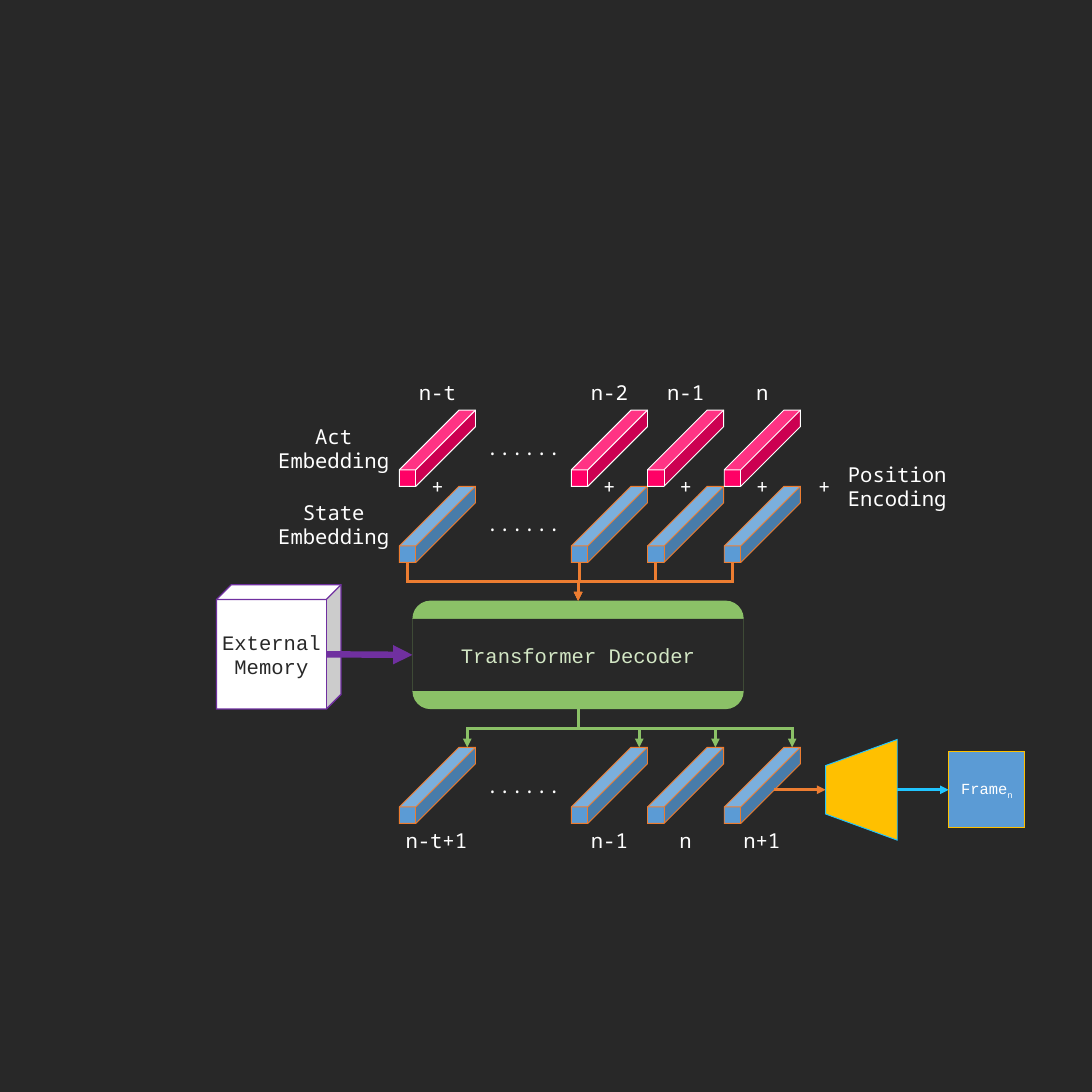
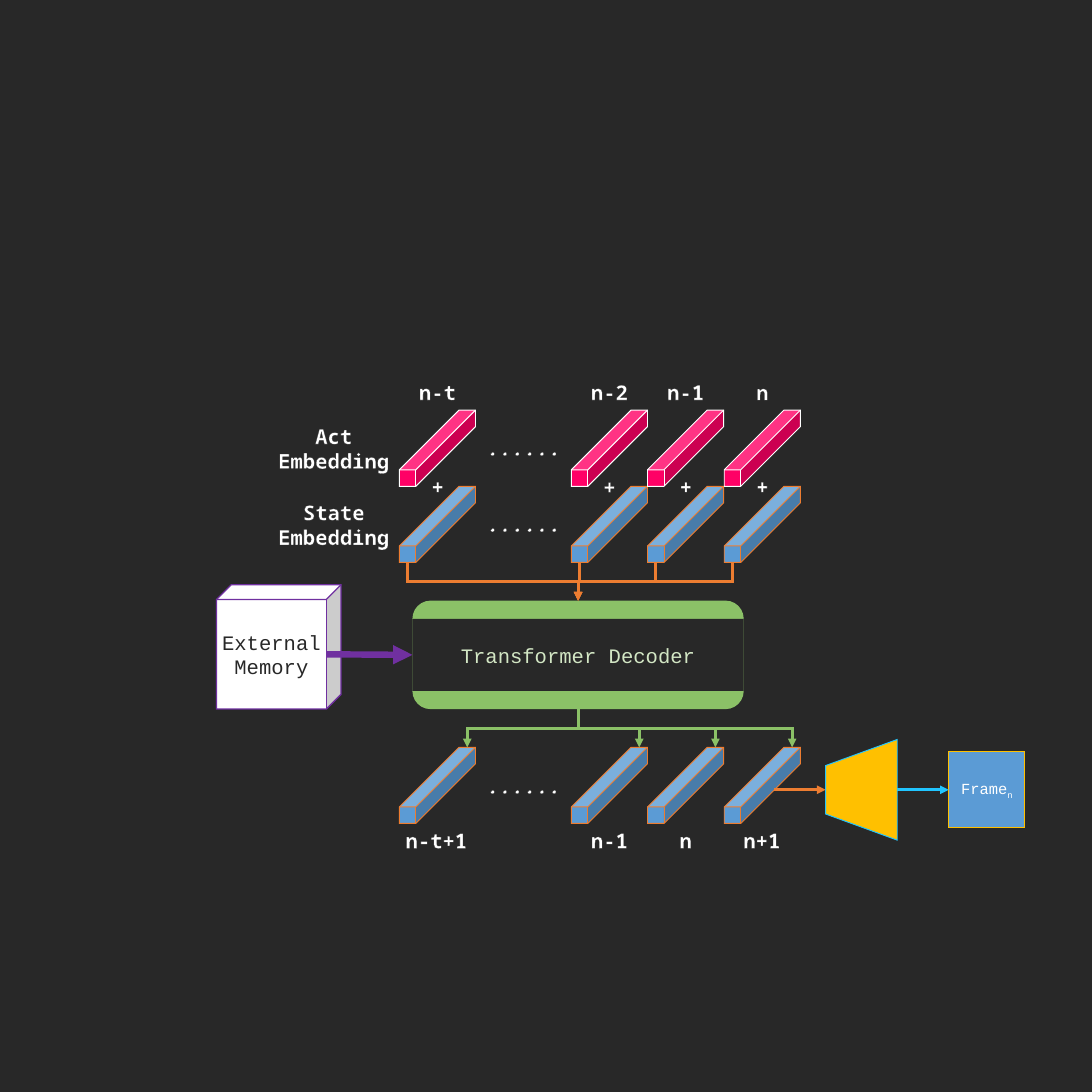
Before and after one commit to toonnyy8/ncku, a slide deck: slide 6 of dl2020/medium/img.pptx (slide 4 before the commit). Drawn at 1092x1092 pixels with LibreOffice and Linux fonts; fonts in the diff are those of the drawing. Boxes give left, top, right and bottom in pixels: in the first picture for what was removed or moved away, otherwise in the second. Text is boxed around its words. In the diff, an @@ line names an element or a change of style, - is before the commit and + after.

```diff
--- a/dl2020/medium/img.pptx
+++ b/dl2020/medium/img.pptx
@@ letter outline none to #282828 0.75 pt, bold on in 7 elements at <box>278,429,389,474</box>, <box>278,505,389,550</box>, <box>406,833,468,849</box>, <box>591,833,628,849</box>, <box>743,833,780,849</box>, <box>598,478,621,496</box>, <box>751,477,774,495</box> @@
@@ text removed at <box>813,477,836,495</box> @@
-+
@@ text removed at <box>848,466,947,511</box> @@
-Position Encoding
```
Also in this commit, not shown: 1 other slide changed, 4 slides added, 2 slides removed, 8 other files.
